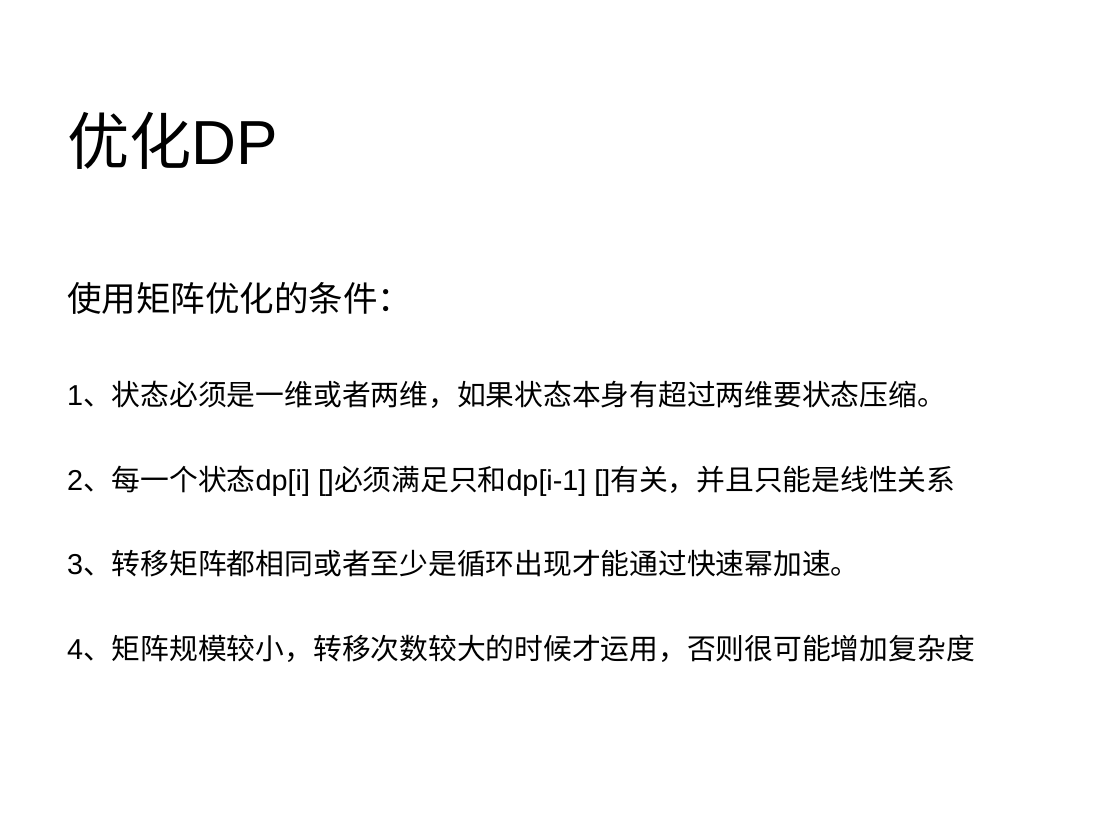
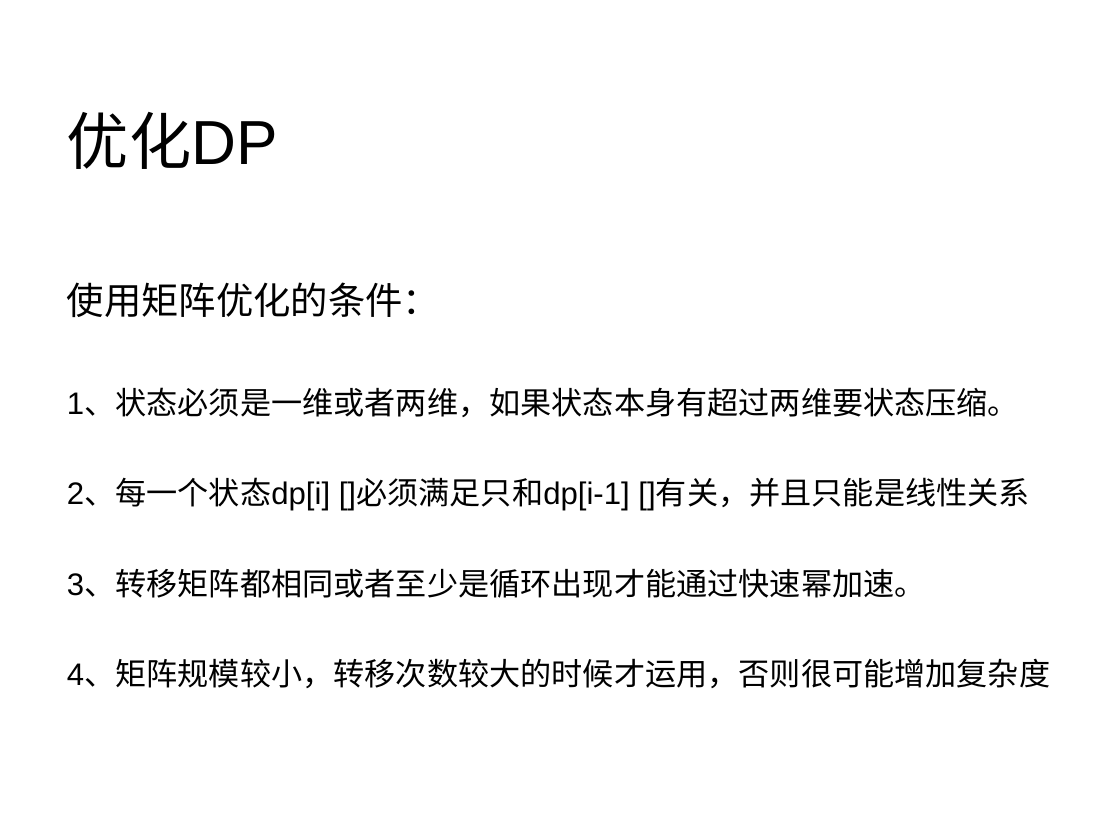
Before and after one commit to halfapri/half, a slide deck: slide 11 of carbuncle/数论/ACM中矩阵的应用.ppt. Drawn at 1120x840 pixels with LibreOffice and Linux fonts; fonts in the diff are those of the drawing; background and template pictures are left out. Boxes give left, top, right and bottom in pixels: in the first picture for what was removed or moved away, otherwise in the second. Text is boxed around its words. In the diff, an @@ line names an element or a change of style, - is before the commit and + after.

Commit message:
矩阵

```diff
--- a/carbuncle/数论/ACM中矩阵的应用.ppt
+++ b/carbuncle/数论/ACM中矩阵的应用.ppt
@@ text "使用矩阵优化的条件：" at (67, 282, 1050, 688): size 22.2 to 24 pt in "使用矩阵优化的条件："; size 18.5 to 20 pt @@
```
Also in this commit, not shown: 3 other slides changed.
